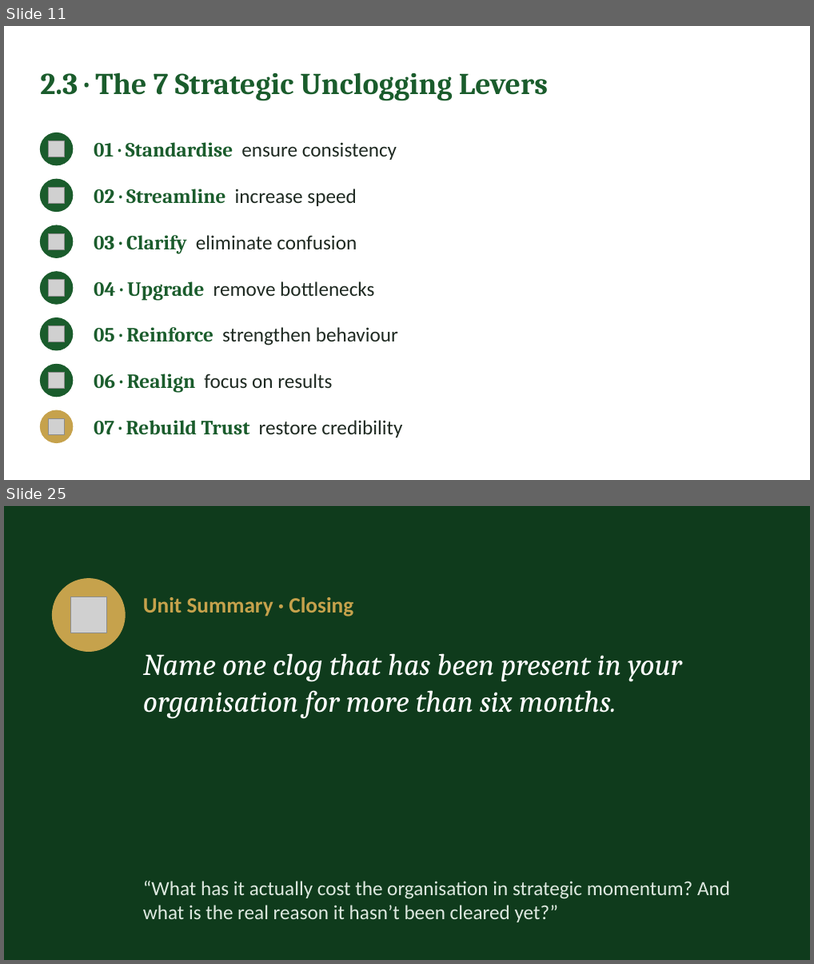
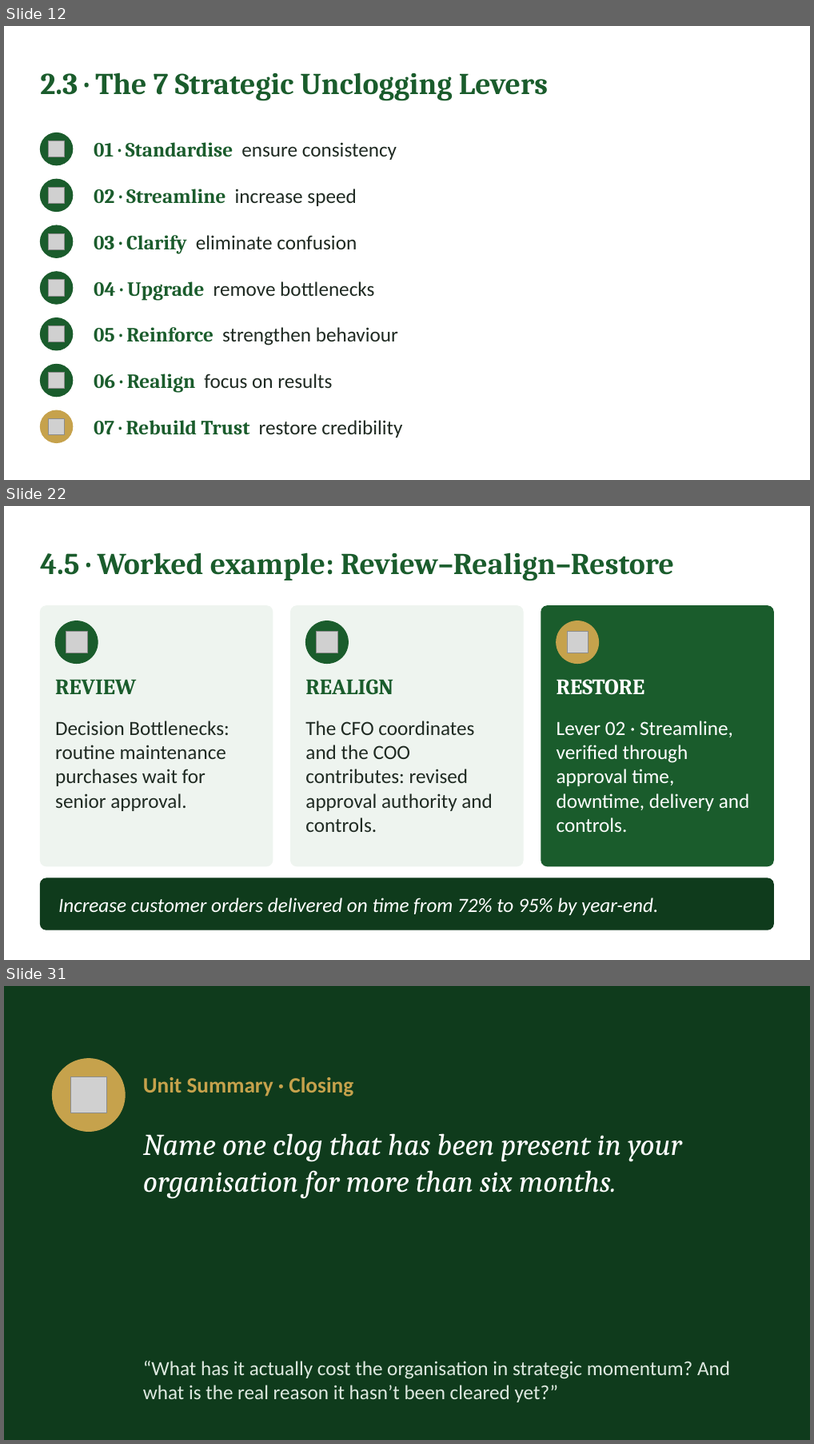
Before and after one commit to IBSL26/ibsl-platform, a slide deck: Unit decks/Unit 09 - Strategic Unclogging.pptx. Shown one above the other, each under a label of ours: slides 11 and 25 before the commit, slides 12, 22 and 31 after it; the slides between them are not shown. The pictures are 814x964 and 814x1444 pixels, drawn with LibreOffice and Linux fonts; fonts in the diff are those of the drawing; grey boxes stand for pictures. Boxes give left, top, right and bottom in pixels: in the first picture for what was removed or moved away, otherwise in the second. Text is boxed around its words. In the diff, an @@ line names an element or a change of style, - is before the commit and + after.

```diff
--- a/Unit decks/Unit 09 - Strategic Unclogging.pptx
+++ b/Unit decks/Unit 09 - Strategic Unclogging.pptx
@@ slide 22 added at [4, 506, 810, 960], background #FFFFFF @@
@@ text added at [40, 552, 674, 580], 36 pt, text #1A5C2C, bold @@
+4.5 · Worked example: Review–Realign–Restore
@@ rounded rectangle added at [40, 606, 273, 866], fill #EEF4EF, outline #EEF4EF 1 pt @@
@@ ellipse added at [55, 621, 98, 664], fill #1A5C2C, outline #1A5C2C 1 pt @@
@@ rounded rectangle added at [290, 606, 523, 866], fill #EEF4EF, outline #EEF4EF 1 pt @@
@@ ellipse added at [306, 621, 348, 664], fill #1A5C2C, outline #1A5C2C 1 pt @@
@@ rounded rectangle added at [542, 606, 774, 866], fill #1A5C2C, outline #1A5C2C 1 pt @@
@@ ellipse added at [557, 621, 599, 664], fill #C6A24C, outline #C6A24C 1 pt @@
@@ picture added at [66, 632, 87, 653] @@
@@ picture added at [317, 632, 338, 653] @@
@@ picture added at [567, 632, 588, 653] @@
@@ text added at [55, 679, 136, 694], 26 pt, text #1A5C2C, bold @@
+REVIEW
@@ text added at [306, 679, 394, 695], 26 pt, text #1A5C2C, bold @@
+REALIGN
@@ text added at [557, 679, 646, 695], 26 pt, text #FFFFFF, bold @@
+RESTORE
@@ text added at [55, 720, 229, 811], 24 pt, text #1F2A22 @@
+Decision Bottlenecks: routine maintenance purchases wait for senior approval.
@@ text added at [306, 720, 493, 832], 24 pt, text #1F2A22 @@
+The CFO coordinates and the COO contributes: revised approval authority and controls.
@@ text added at [557, 720, 750, 832], 24 pt, text #FFFFFF @@
+Lever 02 · Streamline, verified through approval time, downtime, delivery and controls.
@@ rounded rectangle added at [40, 878, 774, 929], fill #0F3B1C, outline #0F3B1C 1 pt @@
@@ text added at [58, 897, 658, 915], 24 pt, text #FFFFFF, italic @@
+Increase customer orders delivered on time from 72% to 95% by year-end.
@@ what was slide 11 is now slide 12 @@
@@ what was slide 25 is now slide 31 @@
```
Also in this commit, not shown: 12 slides changed, 9 other slides added, 4 slides removed, 29 other files.
